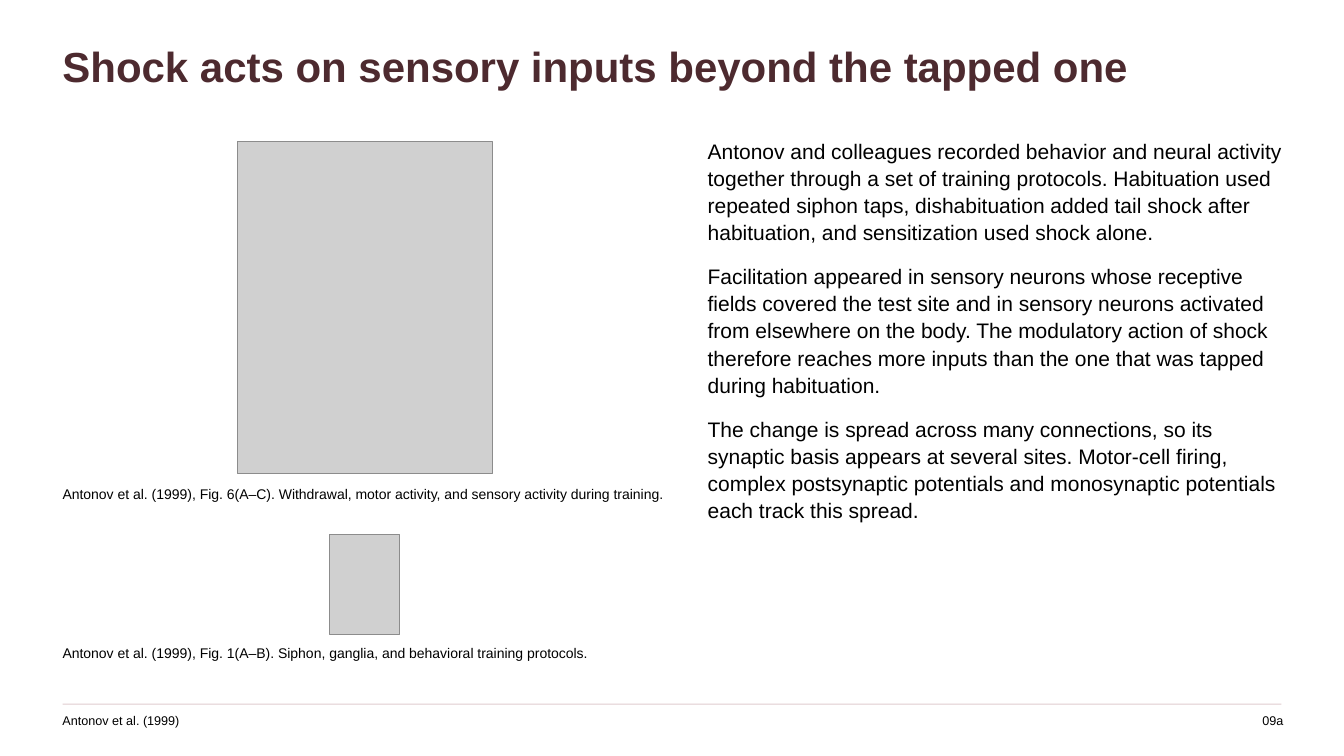
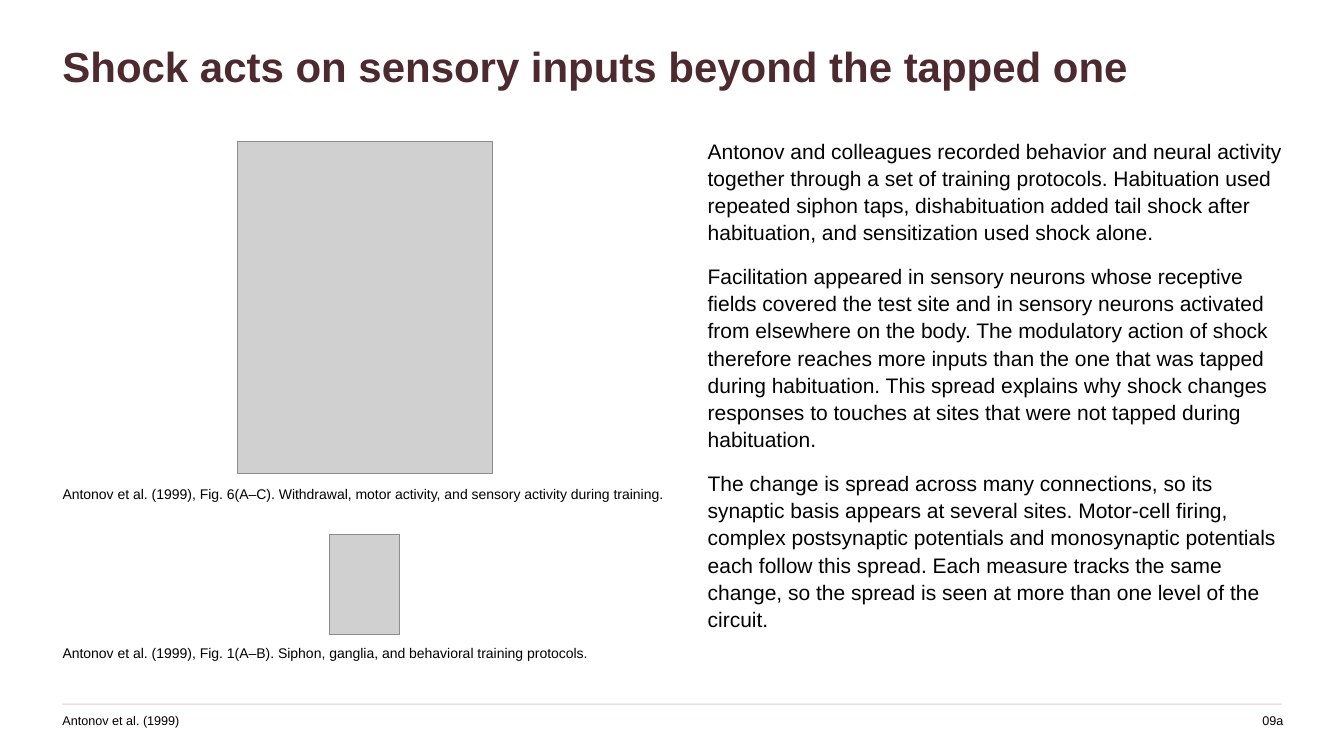
Before and after one commit to jordanxxlopez/NEUROETHOLOGY, a slide deck: slide 12 of scaffolded/Neuroethology_Lecture36_FA2026_SCAFFOLDED.pptx. Drawn at 1344x756 pixels with LibreOffice and Linux fonts; fonts in the diff are those of the drawing; grey boxes stand for pictures. Boxes give left, top, right and bottom in pixels: in the first picture for what was removed or moved away, otherwise in the second. Text is boxed around its words. In the diff, an @@ line names an element or a change of style, - is before the commit and + after.

```diff
--- a/scaffolded/Neuroethology_Lecture36_FA2026_SCAFFOLDED.pptx
+++ b/scaffolded/Neuroethology_Lecture36_FA2026_SCAFFOLDED.pptx
@@ text at [708,268,1276,628]: text changed @@
-Facilitation appeared in sensory neurons whose receptive fields covered the test site and in sensory neurons activated from elsewhere on the body. The modulatory action of shock therefore reaches more inputs than the one that was tapped during habituation.
-The change is spread across many connections, so its synaptic basis appears at several sites. Motor-cell firing, complex postsynaptic potentials and monosynaptic potentials each track this spread.
+Facilitation appeared in sensory neurons whose receptive fields covered the test site and in sensory neurons activated from elsewhere on the body. The modulatory action of shock therefore reaches more inputs than the one that was tapped during habituation. This spread explains why shock changes responses to touches at sites that were not tapped during habituation.
+The change is spread across many connections, so its synaptic basis appears at several sites. Motor-cell firing, complex postsynaptic potentials and monosynaptic potentials each follow this spread. Each measure tracks the same change, so the spread is seen at more than one level of the circuit.
```
Also in this commit, not shown: 41 other slides changed, 3 other files.
